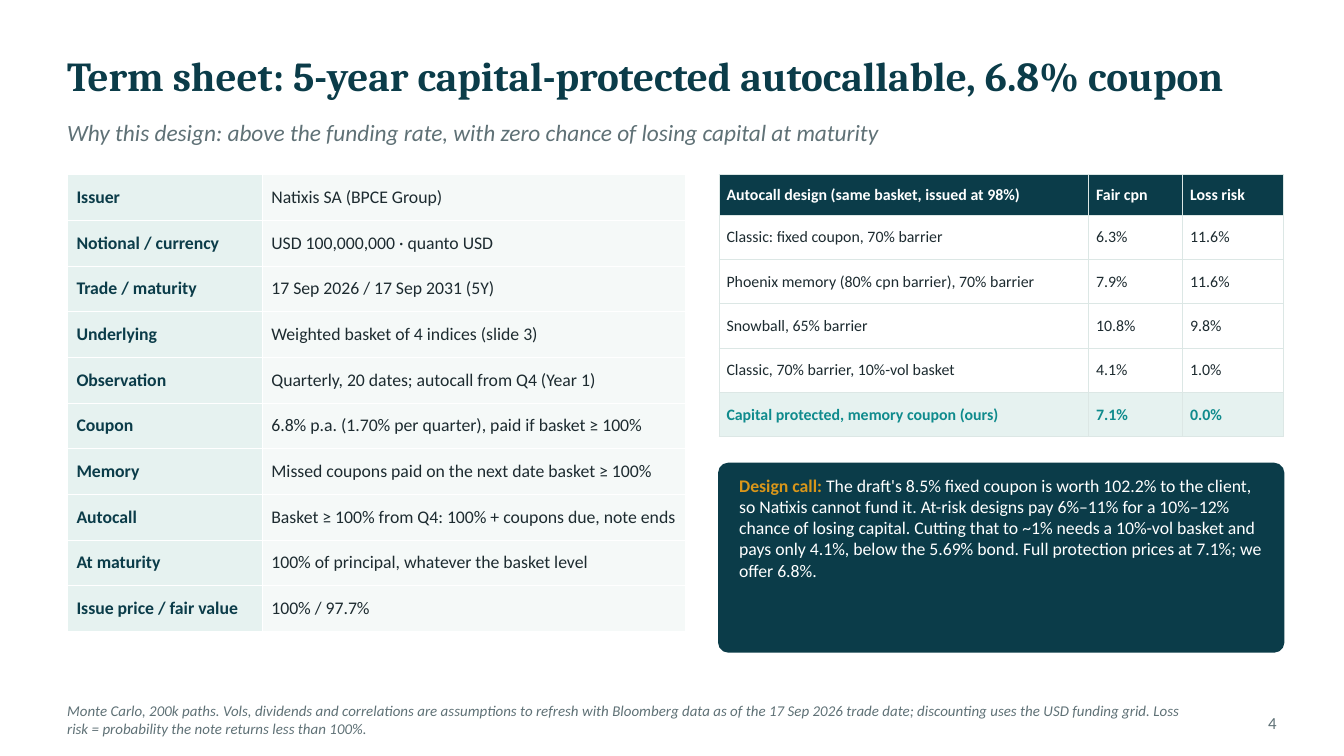
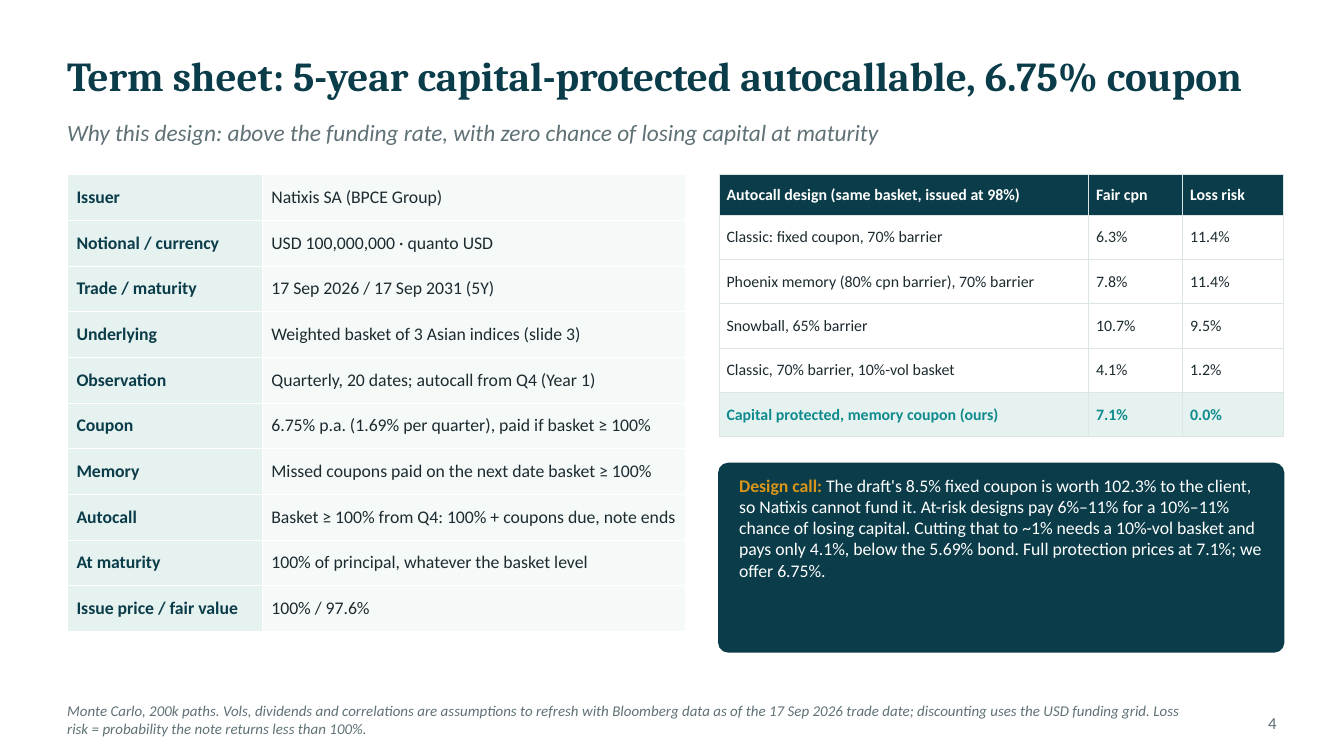
Before and after one commit to benjaminlhl/natixis-case-comp, a slide deck: slide 7 of deck/Asian-Digital-Autocallable-Note.pptx. Drawn at 1344x756 pixels with LibreOffice and Linux fonts; fonts in the diff are those of the drawing. Boxes give left, top, right and bottom in pixels: in the first picture for what was removed or moved away, otherwise in the second. Text is boxed around its words. In the diff, an @@ line names an element or a change of style, - is before the commit and + after.

```diff
--- a/deck/Asian-Digital-Autocallable-Note.pptx
+++ b/deck/Asian-Digital-Autocallable-Note.pptx
@@ text at box(67, 62, 1242, 100): text changed @@
-Term sheet: 5-year capital-protected autocallable, 6.8% coupon
+Term sheet: 5-year capital-protected autocallable, 6.75% coupon
@@ table at box(67, 175, 685, 621) @@
-row 4, column 2: Weighted basket of 4 indices (slide 3)
+row 4, column 2: Weighted basket of 3 Asian indices (slide 3)
-row 6, column 2: 6.8% p.a. (1.70% per quarter), paid if basket ≥ 100%
+row 6, column 2: 6.75% p.a. (1.69% per quarter), paid if basket ≥ 100%
-row 10, column 2: 100% / 97.7%
+row 10, column 2: 100% / 97.6%
@@ table at box(719, 175, 1284, 427) @@
-row 2, column 3: 11.6%
+row 2, column 3: 11.4%
-row 3, column 2: 7.9%
+row 3, column 2: 7.8%
-row 3, column 3: 11.6%
+row 3, column 3: 11.4%
-row 4, column 2: 10.8%
+row 4, column 2: 10.7%
-row 4, column 3: 9.8%
+row 4, column 3: 9.5%
-row 5, column 3: 1.0%
+row 5, column 3: 1.2%
@@ text at box(739, 479, 1261, 577): text changed @@
-Design call: The draft's 8.5% fixed coupon is worth 102.2% to the client, so Natixis cannot fund it. At-risk designs pay 6%–11% for a 10%–12% chance of losing capital. Cutting that to ~1% needs a 10%-vol basket and pays only 4.1%, below the 5.69% bond. Full protection prices at 7.1%; we offer 6.8%.
+Design call: The draft's 8.5% fixed coupon is worth 102.3% to the client, so Natixis cannot fund it. At-risk designs pay 6%–11% for a 10%–11% chance of losing capital. Cutting that to ~1% needs a 10%-vol basket and pays only 4.1%, below the 5.69% bond. Full protection prices at 7.1%; we offer 6.75%.
```
Also in this commit, not shown: 13 other slides changed, 7 other files.
